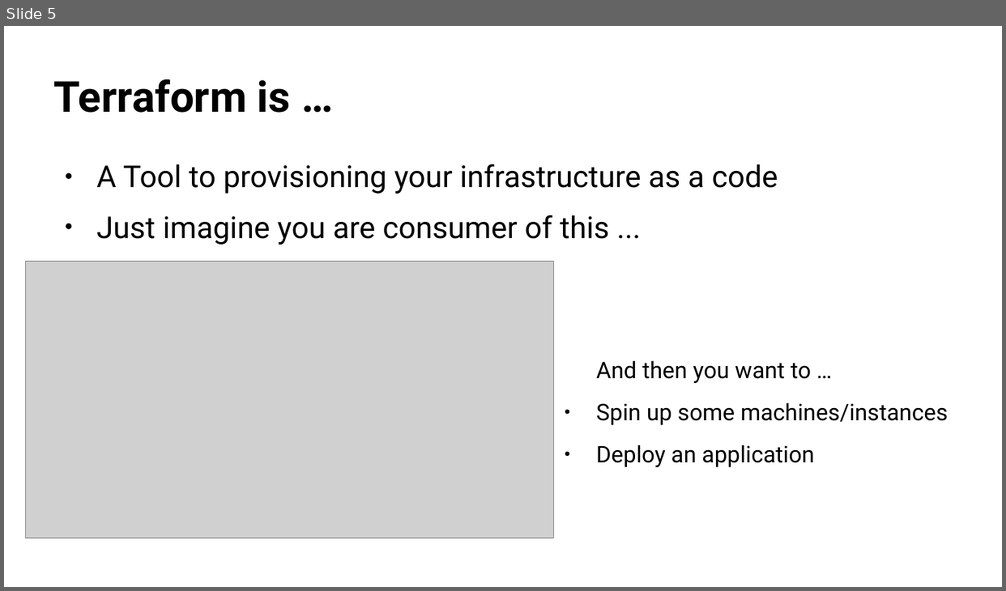
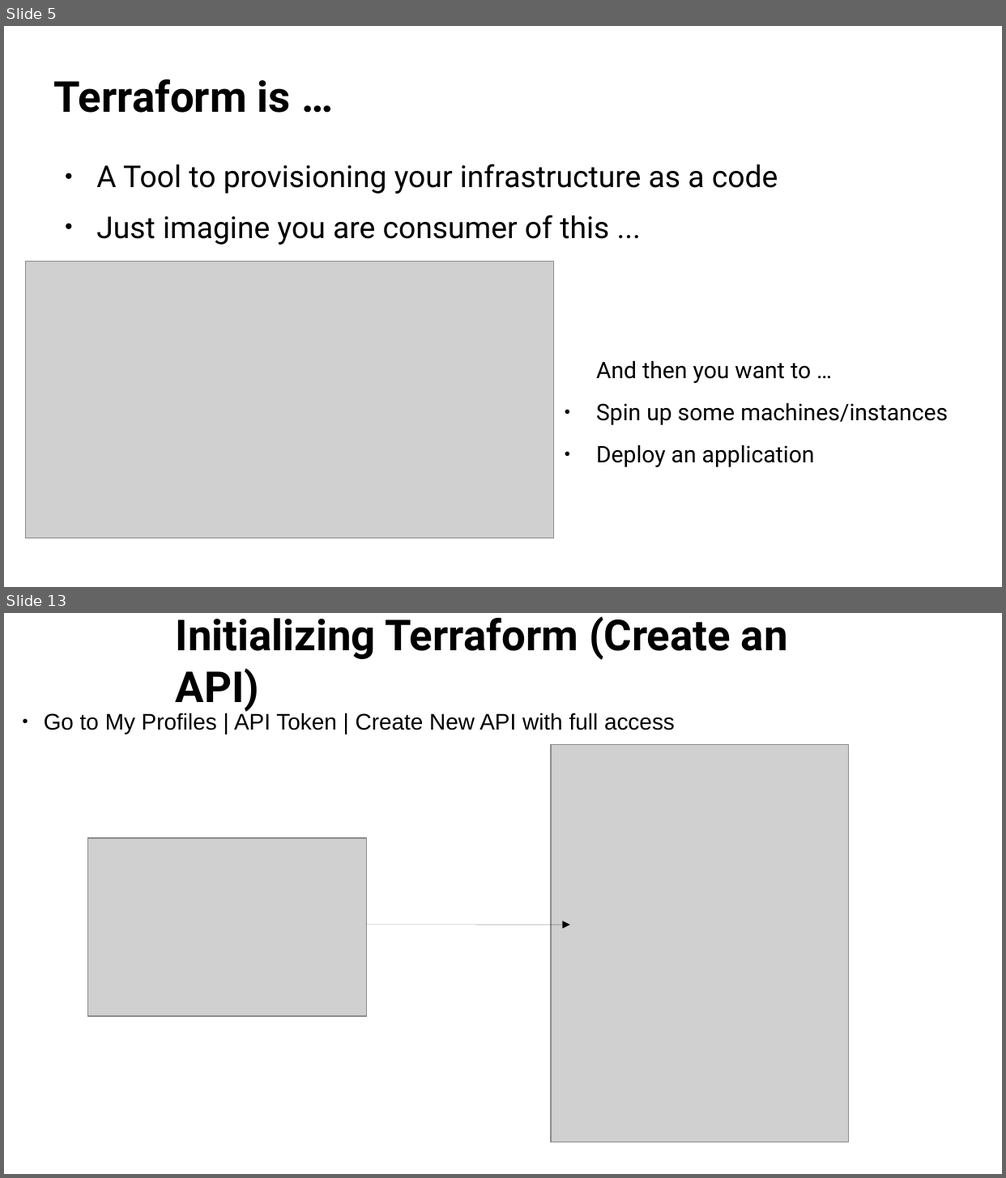
Before and after one commit to dhenandi/osas19-terraform, a slide deck: presentation/openSUSE Deployment on Linode using Terraform - Dhenandi Putra - oSAS19.odp. Shown one above the other, each under a label of ours: slide 5 before the commit, slides 5 and 13 after it; the slides between them are not shown. The pictures are 1006x591 and 1006x1178 pixels, drawn with LibreOffice and Linux fonts; fonts in the diff are those of the drawing; grey boxes stand for pictures; background and template pictures are left out. Boxes give left, top, right and bottom in pixels: in the first picture for what was removed or moved away, otherwise in the second. Text is boxed around its words. In the diff, an @@ line names an element or a change of style, - is before the commit and + after.

```diff
--- a/presentation/openSUSE Deployment on Linode using Terraform - Dhenandi Putra - oSAS19.odp
+++ b/presentation/openSUSE Deployment on Linode using Terraform - Dhenandi Putra - oSAS19.odp
@@ slide 13 added at (x1=4, y1=613, x2=1002, y2=1174), background #FFFFFF @@
@@ title added at (x1=176, y1=616, x2=788, y2=712), 34 pt, text #000000, bold @@
+Initializing Terraform (Create an API)
@@ text added at (x1=44, y1=713, x2=675, y2=734), 18 pt, text #000000 @@
+● Go to My Profiles | API Token | Create New API with full access
@@ picture added at (x1=551, y1=745, x2=849, y2=1143) @@
@@ picture added at (x1=88, y1=838, x2=366, y2=1017) @@
@@ arrow added from (366, 925) to (570, 925), #000000 0 pt @@
```
Also in this commit, not shown: 3 slides changed, 8 other slides added, 6 other files.
